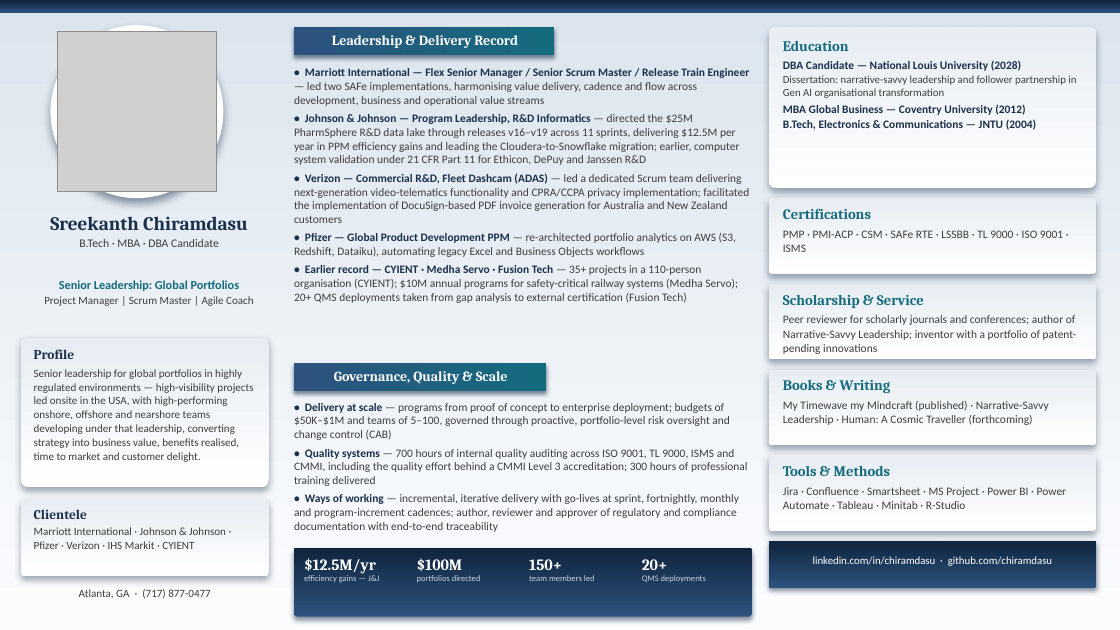
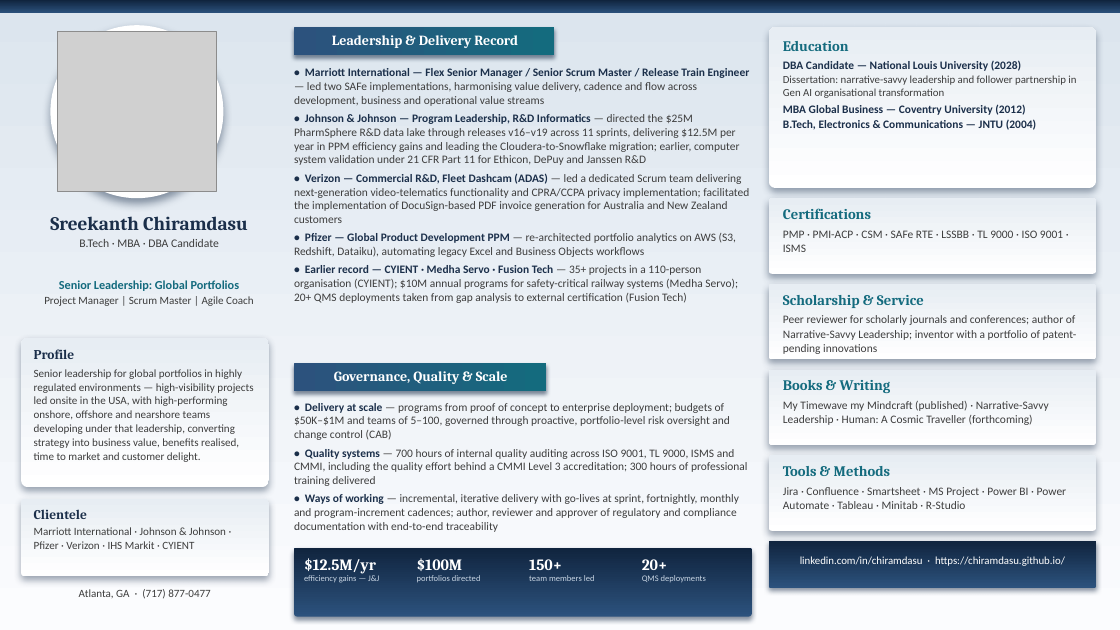
Before and after one commit to chiramdasu/chiramdasu.github.io, a slide deck: slide 1 of Sreekanth_Chiramdasu_One_Slide_Profile.pptx. Drawn at 1120x630 pixels with LibreOffice and Linux fonts; fonts in the diff are those of the drawing; grey boxes stand for pictures. Boxes give left, top, right and bottom in pixels: in the first picture for what was removed or moved away, otherwise in the second. Text is boxed around its words. In the diff, an @@ line names an element or a change of style, - is before the commit and + after.

Commit message:
One-slide: portfolio link now https://chiramdasu.github.io/ (per Sreekanth 2026-11-16)

```diff
--- a/Sreekanth_Chiramdasu_One_Slide_Profile.pptx
+++ b/Sreekanth_Chiramdasu_One_Slide_Profile.pptx
@@ text at (800,556,1065,566): text changed @@
-linkedin.com/in/chiramdasu · github.com/chiramdasu
+linkedin.com/in/chiramdasu · https://chiramdasu.github.io/
```
Also in this commit, not shown: 2 other files.
